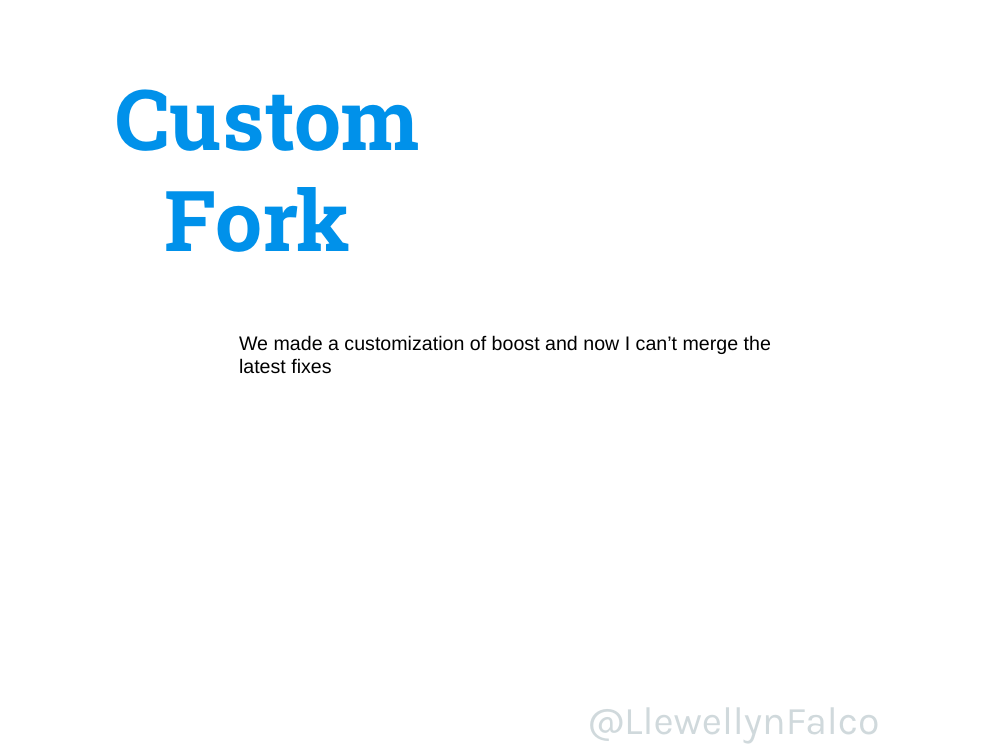
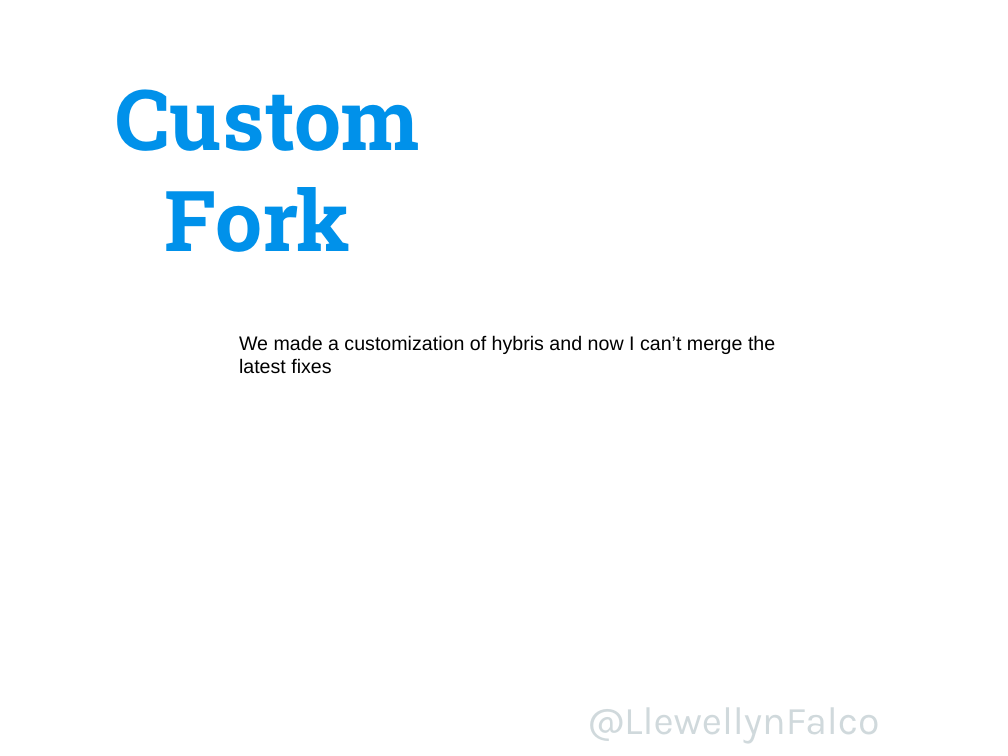
Before and after one commit to isidore/Talk-AvoidingLockIn, a slide deck: slide 6 of Avoiding Lock-In.pptx. Drawn at 1008x756 pixels with LibreOffice and Linux fonts; fonts in the diff are those of the drawing; background and template pictures are left out. Boxes give left, top, right and bottom in pixels: in the first picture for what was removed or moved away, otherwise in the second. Text is boxed around its words. In the diff, an @@ line names an element or a change of style, - is before the commit and + after.

```diff
--- a/Avoiding Lock-In.pptx
+++ b/Avoiding Lock-In.pptx
@@ text at bbox=[239, 335, 775, 374]: text changed @@
-We made a customization of boost and now I can’t merge the latest fixes
+We made a customization of hybris and now I can’t merge the latest fixes
```
Also in this commit, not shown: 1 other slide changed.
